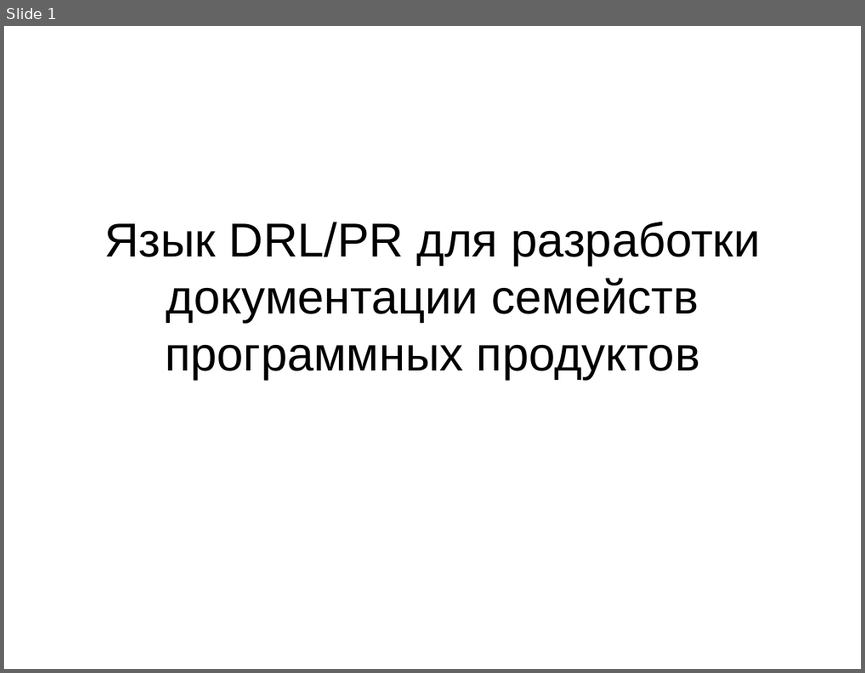
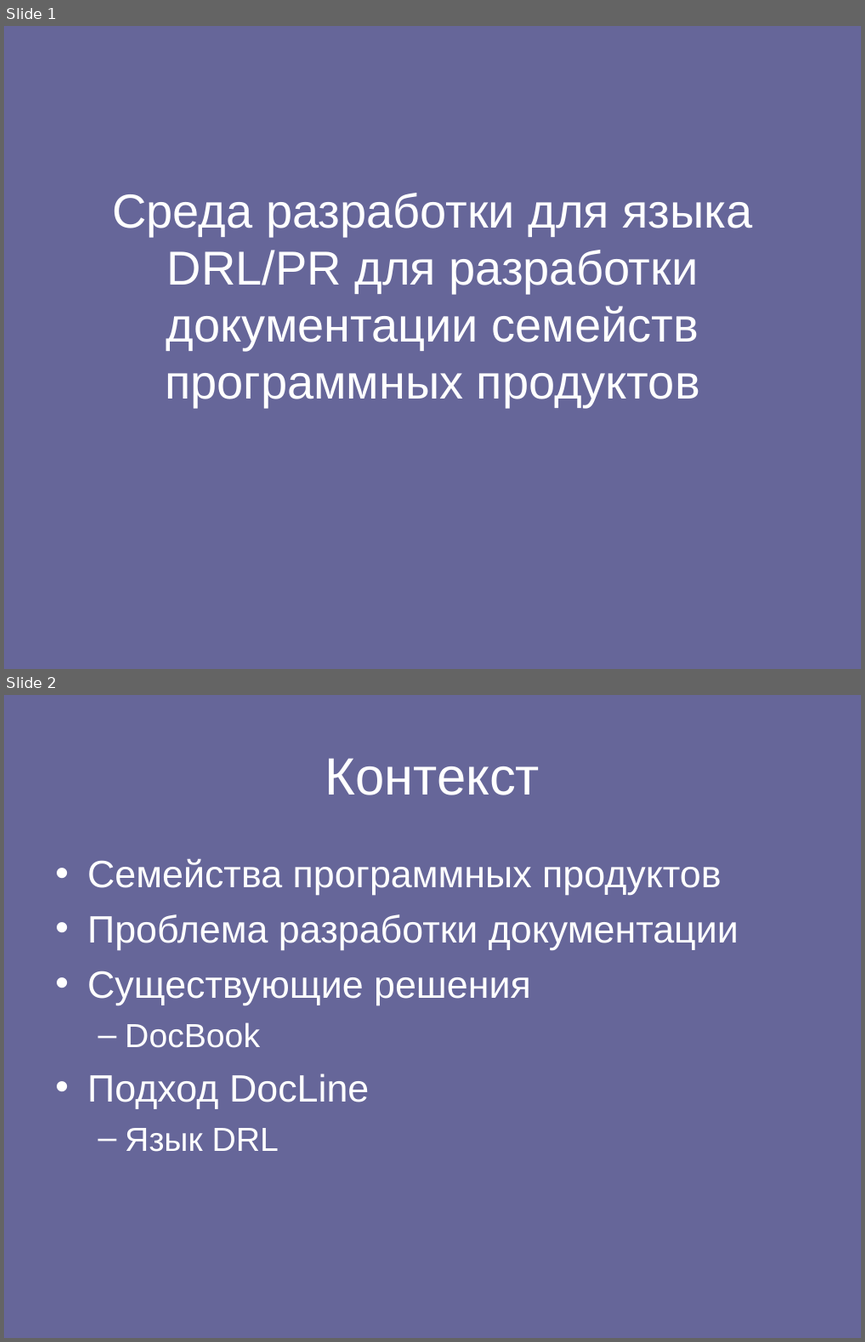
Before and after one commit to spbu-se/pldoctoolkit, a slide deck: stuff/yakovlev/doc/Язык DRL.ppt. Shown one above the other, each under a label of ours: slide 1 before the commit, slides 1 and 2 after it. The pictures are 865x673 and 865x1342 pixels, drawn with LibreOffice and Linux fonts; fonts in the diff are those of the drawing. Boxes give left, top, right and bottom in pixels: in the first picture for what was removed or moved away, otherwise in the second. Text is boxed around its words. In the diff, an @@ line names an element or a change of style, - is before the commit and + after.

Commit message:
Diploma text update new diagrams Presentation update

```diff
--- a/stuff/yakovlev/doc/Язык DRL.ppt
+++ b/stuff/yakovlev/doc/Язык DRL.ppt
@@ slide 2 added at (4,695,861,1338), background #666699 @@
@@ title added at (325,758,540,795), 44 pt, text #FFFFFF @@
+Контекст
@@ text added at (87,859,738,1151), 32 pt, text #FFFFFF @@
+• Семейства программных продуктов
+• Проблема разработки документации
+• Существующие решения
+  – DocBook
+• Подход DocLine
+  – Язык DRL
@@ slide 1 changed as well @@
@@ background #FFFFFF to #666699 @@
@@ title at (112,193,753,407): text changed; text colour #000000 to #FFFFFF @@
-Язык DRL/PR для разработки документации семейств программных продуктов
+Среда разработки для языка DRL/PR для разработки документации семейств программных продуктов
```
Also in this commit, not shown: 2 other slides changed, 3 other slides added, 2 slides removed, 3 other files.
